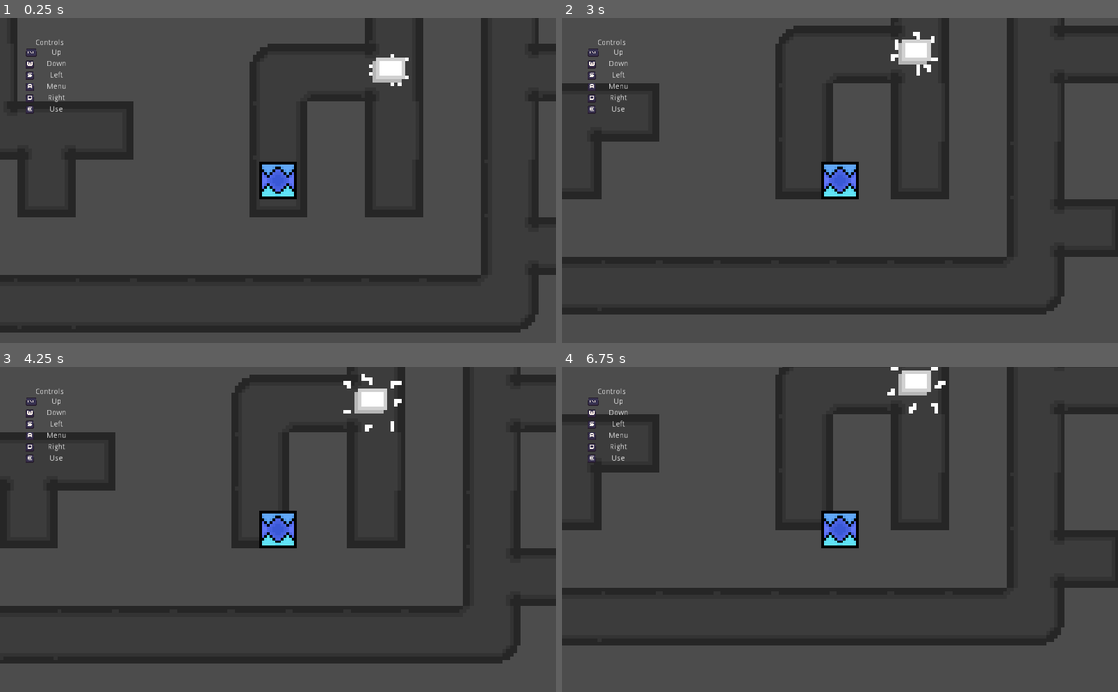
Above: before the commit, frames 1-4 (two rows, left to right).
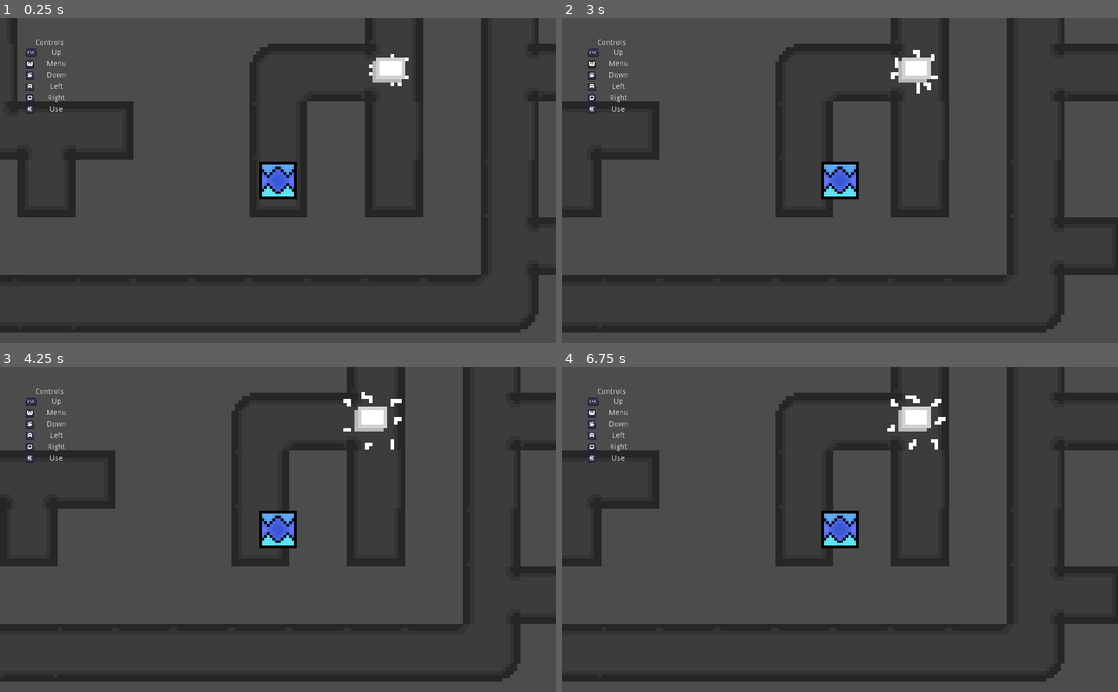
Above: after the commit, the same moments.

Repository: FlashDaggerX/Rendoki
Game: Godot game, scene res://levels/Level.tscn
Two runs of this game, one before a commit and one after it. Both use one fixed random seed, a clock stepped at 60 frames per second and the inputs below.
Inputs:
- Up to frame 1 (0.25 s): no input
- Up to frame 2 (3 s): hold D (ren_right) 0.53-1.28 s; hold E (ren_use) 0.53-1.28 s; hold S (ren_down) 1.28-2.03 s; tap E (ren_use) at 1.35, 2.85 s; hold D (ren_right) 2.03-2.78 s; hold E (ren_use) 2.03-2.78 s; hold Escape (ren_up, bound only after the commit) from 2.78 s (still down)
- Up to frame 3 (4.25 s): release Escape (ren_up, bound only after the commit) at 3.53 s; hold A (ren_left) from 3.53 s (still down); hold E (ren_use) from 3.53 s (still down)
- Up to frame 4 (6.75 s): release E (ren_use) at 4.28 s; tap E (ren_use) at 4.35, 5.85 s; release A (ren_left) at 5.03 s; hold S (ren_down) 5.03-5.78 s; hold E (ren_use) 5.03-5.78 s; hold D (ren_right) 5.78-6.53 s; hold Escape (ren_up, bound only after the commit) from 6.53 s (still down); hold E (ren_use) from 6.53 s (still down)

The runs differ from the first frame. In frame 1, less than 0.1% of the frame differs, in the area x 8-12%, y 13-22%; in frame 2, 11%; in frame 3, 11%; in frame 4, 12%, in the area x 0-100%, y 0-97%.

Commit message:
First successful remap!

Diff:
--- /dev/null
+++ b/globals/InputRandomizer.gd
@@ -0,0 +1,20 @@
+extends Node
+
+signal remapped (old_key, new_key)
+
+
+# Remaps the action according to the action list in $ControlStatus
+func remap_action(action, key):
+	# Index 0, since we only use keyboard controls for now.
+	var old_key = get_current_action_map(action)[0].get_scancode()
+
+	var new_input = InputEventKey.new()
+	new_input.set_scancode(key)
+
+	InputMap.action_erase_events(action)
+	InputMap.action_add_event(action, new_input)
+	emit_signal("remapped", old_key, key)
+
+
+func get_current_action_map(action):
+	return InputMap.get_action_list(action)
--- a/levels/GameControls.gd
+++ b/levels/GameControls.gd
@@ -7,19 +7,24 @@
 
 
 func _ready():
-	move_ui_header(A_ESC, A_A)
+	InputRandomizer.connect("remapped", self, "_on_key_remap")
+	InputRandomizer.remap_action("ren_up", KEY_ESCAPE)
 
 
-# Remaps the action according to the action list in $ControlStatus
-func remap_action(action, key):
-	InputMap.action_erase_events(action)
-
-	var new_input = InputEventKey.new()
-	new_input.set_scancode(key)
-
-	InputMap.action_add_event(action, new_input)
+func _on_key_remap(old_key, new_key):
+	move_ui_header(translate_key(old_key), translate_key(new_key))
 
 
 # Moves the action label from f_key to t_key
 func move_ui_header(f_key, t_key):
 	_actui.move_child(_actui.get_child(f_key), t_key)
+
+
+func translate_key(key):
+	match key:
+		KEY_W: return A_W
+		KEY_S: return A_S
+		KEY_A: return A_A
+		KEY_D: return A_D
+		KEY_ESCAPE: return A_ESC
+		_: return -1
--- a/project.godot
+++ b/project.godot
@@ -19,6 +19,10 @@
 run/main_scene="res://levels/Level.tscn"
 boot_splash/use_filter=false
 config/icon="res://icon.png"
+
+[autoload]
+
+InputRandomizer="*res://globals/InputRandomizer.gd"
 
 [display]
 
Not shown, changed: CREDITS.md
